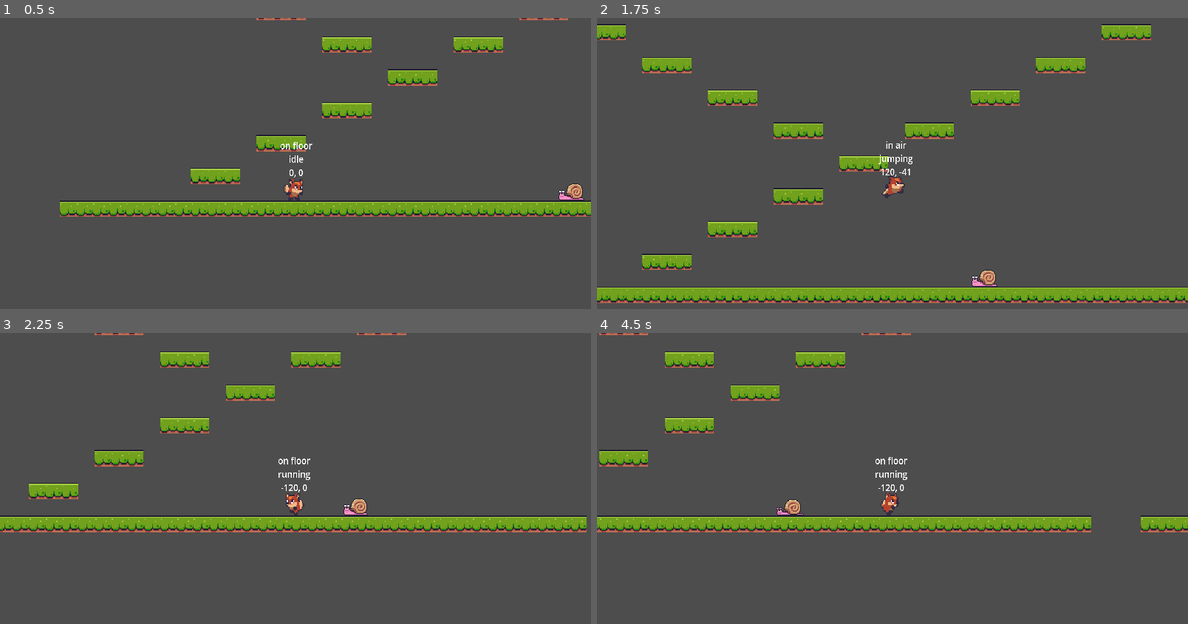
Above: before the commit, frames 1-4 (two rows, left to right).
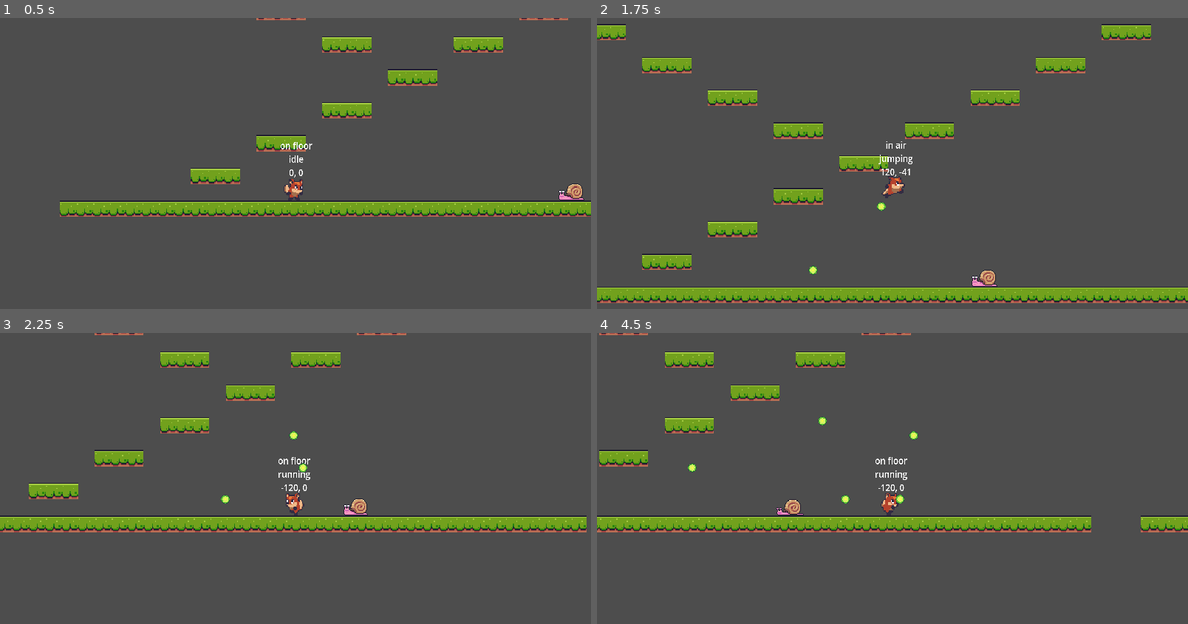
Above: after the commit, the same moments.

Repository: fj0lverkr/FoxAntics
Game: Godot game, scene res://scenes/level_base/level_base.tscn
The game is run twice, just before and just after one commit, with the same random seed, the same clock (stepped at 60 frames per second) and the same inputs. The project has no main scene, so this scene is started directly.
Inputs (mouse positions are in pixels of both pictures, inside the frame that each line leads up to):
- Up to frame 1 (0.5 s): no input
- Up to frame 2 (1.75 s): move the mouse to (1022, 166) at 0.52 s; hold D (right) from 0.53 s (still down); click (1022, 166) at 0.6 s; tap W (up) at 0.77, 0.8, 1.07, 1.35, 1.52 s; move the mouse to (774, 201) at 1.27 s; click (774, 201) at 1.55 s
- Up to frame 3 (2.25 s): tap W (up) at 1.82 s; move the mouse to (354, 426) at 2.02 s; release D (right) at 2.03 s; hold A (left) from 2.03 s (still down); click (354, 426) at 2.1 s
- Up to frame 4 (4.5 s): tap W (up) at 2.3, 3.02, 3.32, 3.6, 3.77, 4.07 s; move the mouse to (862, 565) at 2.77 s; release A (left) at 2.78 s; hold D (right) 2.78-4.28 s; click (862, 565) at 2.85 s; move the mouse to (1069, 548) at 3.52 s; move the mouse to (715, 449) at 4.27 s; hold A (left) from 4.28 s (still down); click (715, 449) at 4.35 s

Frame 1 is identical in both runs. In frame 2, less than 0.1% of the frame differs, in the area x 35-49%, y 63-89%; in frame 3, 0.1%; in frame 4, 0.2%, in the area x 15-55%, y 28-59%.

Commit message:
basic bullet generation using factory singleton

Diff:
--- a/project.godot
+++ b/project.godot
@@ -19,6 +19,7 @@
 SignalBus="*res://singletons/signal_bus.gd"
 SoundManager="*res://singletons/sound_manager.gd"
 GameManager="*res://singletons/game_manager.gd"
+ObjectMaker="*res://singletons/object_maker.gd"
 
 [debug]
 
--- a/scenes/player/player.gd
+++ b/scenes/player/player.gd
@@ -39,6 +39,10 @@
 
 	if Input.is_action_just_pressed("up") and is_on_floor():
 		velocity.y = JUMP_VELOCITY
+
+	if Input.is_action_just_pressed("shoot"):
+		var bullet_dir: Vector2 = Vector2.RIGHT if _player_direction == PLAYER_DIRECTION.RIGHT else Vector2.LEFT
+		ObjectMaker.create_bullet(bullet_dir, 20.0, 50.0, global_position, ObjectMaker.BULLET.PLAYER)
 
 	velocity.y = clampf(velocity.y, JUMP_VELOCITY, MAX_FALL_SPEED)
 
--- /dev/null
+++ b/singletons/object_maker.gd
@@ -0,0 +1,20 @@
+extends Node
+
+enum BULLET {PLAYER, ENEMY}
+
+const BULLETS = {
+	BULLET.PLAYER: preload("res://scenes/bullets/player_bullet/player_bullet.tscn"),
+	BULLET.ENEMY: preload("res://scenes/bullets/enemy_bullet/enemy_bullet.tscn")
+}
+
+func _add_child(child: Node) -> void:
+	get_tree().root.add_child(child)
+
+func _call_add_child(child: Node) -> void:
+	call_deferred("_add_child", child)
+
+func create_bullet(direction: Vector2, life_span: float, speed: float, position: Vector2, key: BULLET) -> void:
+	var new_bullet: Bullet = BULLETS[key].instantiate()
+	new_bullet.setup(direction, life_span, speed)
+	new_bullet.global_position = position
+	_call_add_child(new_bullet)
